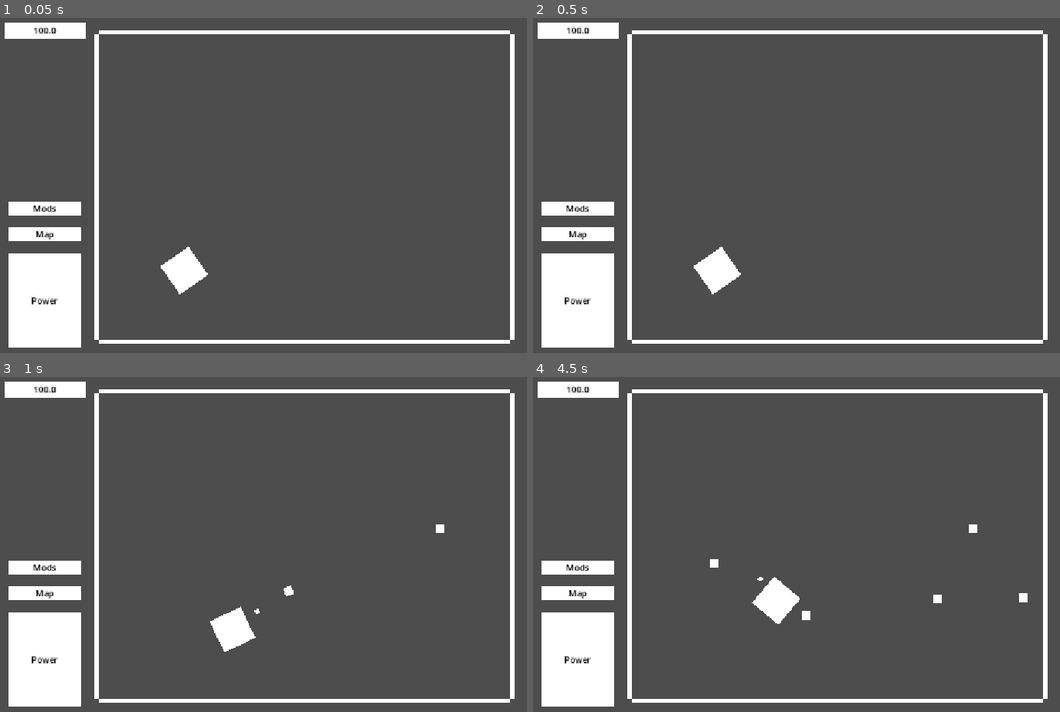
Above: before the commit, frames 1-4 (two rows, left to right).
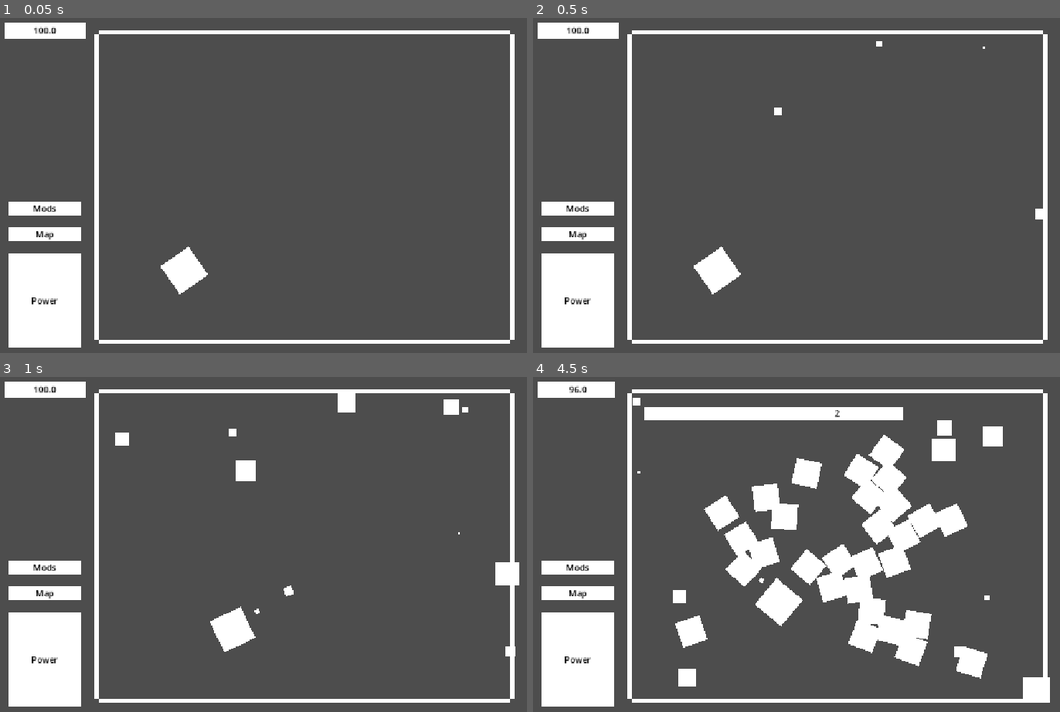
Above: after the commit, the same moments.

Repository: Jason-Lin450/P0W3RSH0T
Game: Godot game, scene res://Scenes/level.tscn
Same seed, same stepped clock (60 frames per second), same inputs: the game is played once before the commit and once after it.
Inputs (mouse positions are in pixels of both pictures, inside the frame that each line leads up to):
- Up to frame 1 (0.05 s): no input
- Up to frame 2 (0.5 s): no input
- Up to frame 3 (1 s): move the mouse to (442, 527) at 0.52 s; hold D (right) from 0.53 s (still down); tap E (autofire) at 0.6 s
- Up to frame 4 (4.5 s): move the mouse to (712, 564) at 1.27 s; release D (right) at 1.28 s; hold S (down) 1.28-2.03 s; tap Space (shoot) at 1.35 s; move the mouse to (901, 470) at 2.02 s; hold D (right) 2.03-2.78 s; hold Shift (subshoot) 2.03-2.78 s; move the mouse to (807, 614) at 2.77 s; hold W (up) 2.78-3.53 s; tap E (autofire) at 2.85 s; move the mouse to (1023, 598) at 3.52 s; hold Space (shoot) 3.53-4.28 s; hold A (left) from 3.53 s (still down); move the mouse to (654, 494) at 4.27 s; tap Shift (subshoot) at 4.35 s

Frame 1 is identical in both runs. In frame 2, 0.1% of the frame differs, in the area x 45-97%, y 6-61%; in frame 3, 1.0%; in frame 4, 14%, in the area x 6-99%, y 1-98%.

Commit message:
enemyspawning

Diff:
--- a/Scenes/indicator.gd
+++ b/Scenes/indicator.gd
@@ -8,12 +8,9 @@
 func _process(delta: float) -> void:
 	pass
 
-func _spawn_enemy(body: Node2D):
-	pass
-	#IndicatorTimer.start()
-	#if (IndicatorTimer.wait_time <= 0):
-		#body.position = get_global_mouse_position()
-		#body.speed = 100
-		#body.maxhealth = 3
-		#body.health = body.maxhealth
-		#body.atkdmg = 1
+func _spawn_enemy(body: Node2D, ind: Marker2D):
+	IndicatorTimer.start()
+	create_tween().tween_property(ind, 'scale', Vector2(1,1), IndicatorTimer.wait_time).from(Vector2(0, 0))
+	await IndicatorTimer.timeout
+	body.position = ind.position
+	queue_free()
--- a/Scenes/indicator.tscn
+++ b/Scenes/indicator.tscn
@@ -8,7 +8,7 @@
 script = ExtResource("1_2k7kp")
 
 [node name="IndicatorSprite" type="Sprite2D" parent="." unique_id=1748117505]
-scale = Vector2(16, 16)
+scale = Vector2(48, 48)
 texture = SubResource("CanvasTexture_j6gam")
 
 [node name="IndicatorTimer" type="Timer" parent="." unique_id=715287131]
--- a/Scenes/level.tscn
+++ b/Scenes/level.tscn
@@ -24,6 +24,7 @@
 [node name="Indicators" type="Node2D" parent="." unique_id=436276263]
 
 [node name="EnemyTimer" type="Timer" parent="." unique_id=754345253]
+wait_time = 0.1
 autostart = true
 
 [connection signal="timeout" from="EnemyTimer" to="." method="_on_enemy_timer_timeout"]
--- a/Scripts/enemy.gd
+++ b/Scripts/enemy.gd
@@ -18,6 +18,6 @@
 	velocity = transform.x * speed
 
 	move_and_slide()
-	if get_slide_collision(0) && get_slide_collision(0).get_collider() == Player:
+	if get_slide_collision_count() > 0 && get_slide_collision(0).get_collider() == Player:
 		queue_free()
 		LevelUI.PlayerHealthBar.value -= atkdmg
--- a/Scripts/level.gd
+++ b/Scripts/level.gd
@@ -1,5 +1,9 @@
 extends Node2D
 
+#top_left = (192, 40)
+#top_right = (960, 40)
+#bottom_left = (192, 608)
+#bottom_right = (960, 608)
 @onready var Player := $Player
 @onready var Projectiles := $Projectiles
 @onready var SubProjectiles := $SubProjectiles
@@ -9,6 +13,7 @@
 var sub_projectile_scene: PackedScene = load("res://Scenes/sub_projectile.tscn")
 var enemy_scene: PackedScene = load("res://Scenes/enemy.tscn")
 var indicator_scene: PackedScene = load("res://Scenes/indicator.tscn")
+var rng := RandomNumberGenerator.new()
 
 func _ready() -> void:
 	Player.position = Vector2(352, 480)
@@ -32,20 +37,19 @@
 
 
 func _on_enemy_timer_timeout() -> void:
-	#var enemy = enemy_scene.instantiate()
-	#Enemies.add_child(enemy)
-
+	var enemy = enemy_scene.instantiate()
+	Enemies.add_child(enemy)
+	enemy.position = Vector2(10000, 10000)
+	enemy.speed = 100
+	enemy.maxhealth = 3
+	enemy.health = enemy.maxhealth
+	enemy.atkdmg = 1
 	var indicator = indicator_scene.instantiate()
 	Indicators.add_child(indicator)
-	indicator.position = get_global_mouse_position()
-	#indicator.call("_spawn_enemy", enemy)
-	indicator.IndicatorTimer.start()
-	print(str(indicator.IndicatorTimer.wait_time))
-	if (indicator.IndicatorTimer.wait_time <= 0):
-		var enemy = enemy_scene.instantiate()
-		Enemies.add_child(enemy)
-		enemy.position = get_global_mouse_position()
-		enemy.speed = 100
-		enemy.maxhealth = 3
-		enemy.health = enemy.maxhealth
-		enemy.atkdmg = 1
+	var indicatorposition = Vector2(rng.randi_range(192, 960), rng.randi_range(40, 608))
+
+	while (indicatorposition.distance_to(Player.position) < 250):
+		indicatorposition = Vector2(rng.randi_range(192, 960), rng.randi_range(40, 608))
+
+	indicator.position = indicatorposition
+	indicator.call("_spawn_enemy", enemy, indicator)
